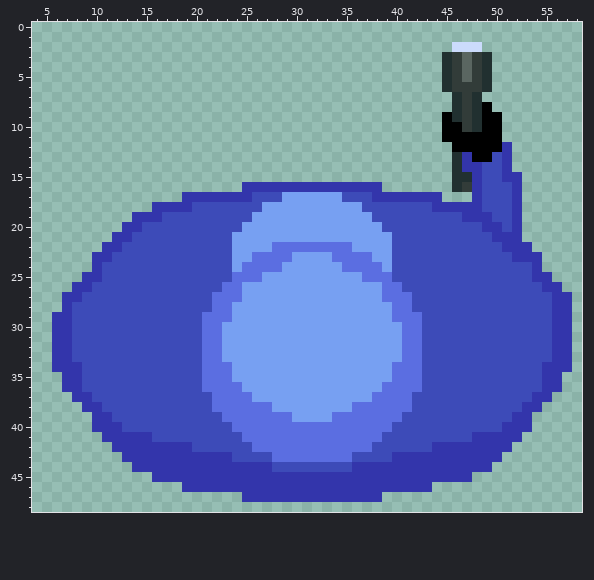
One commit to this pixel-art sprite: Assets/Art/Seeker.png. The picture above was drawn from the file before the commit.
The file is 64x64 pixels. Shown: x 4..58, y 0..48.
And afterwards:
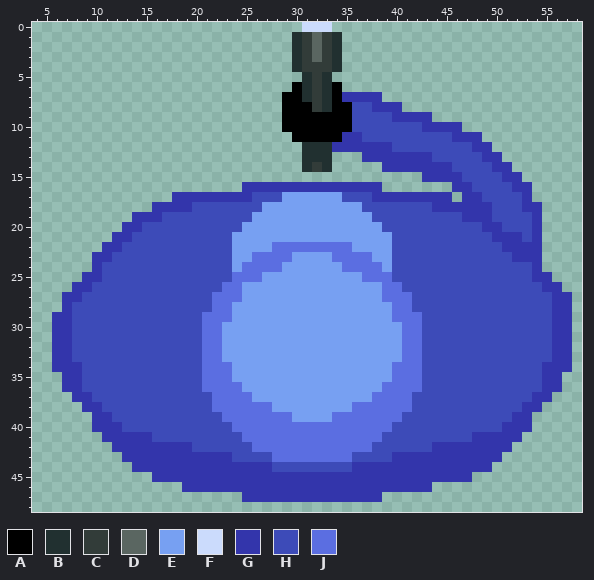
Palette (. is transparent): A #000000  B #213030  C #323c39  D #5a6661  E #77a0f2  F #cbdbfc  G #3335ab  H #3d4bb8  J #5b6ee1
The edit:
Colour A is added in row 6 at x 30 and 34; in row 7 at x 29 to 30 and 34; in row 8 at x 29 to 31 and 34 to 35; in rows 9 to 10 at x 29 to 35; in row 11 at x 30 to 34.
Colour B is added in rows 1 to 4 at x 30 and 34; in rows 5 to 7 at x 31 and 33; in row 8 at x 33; in rows 12 to 13 at x 31 to 33; in row 14 at x 31 and 33.
Colour C is added in rows 1 to 3 at x 31 and 33; in row 4 at x 31 to 33; in rows 5 to 8 at x 32; in row 14 at x 32.
Colour D is added in rows 1 to 3 at x 32.
Colour F is added in row 0 at x 31 to 33.
Colour G is added in row 7 at x 35 to 38; in row 8 at x 38 to 40; in row 9 at x 40 to 43; in row 10 at x 43 to 44; in row 11 at x 35 to 36; in row 12 at x 34 to 39.
Colour G is added in row 13 at x 37 to 43; in row 14 at x 39 to 45; in row 15 at x 43 to 45; in row 16 at x 53; in row 17 at x 18, 45, 47 and 53; in row 18 at x 53 to 54.
Colour G is added in rows 19 to 22 at x 54.
Colour G replaces colour A in row 10 at x 45 to 46; in row 11 at x 46 to 48; in row 12 at x 48 to 49; in row 13 at x 49.
Colour G replaces colour B in rows 15 to 16 at x 46.
Colour G replaces colour C in row 16 at x 47.
Colour G replaces colour H in rows 13 to 14 at x 50; in row 18 at x 49.
Colour H is added in row 8 at x 36 to 37; in row 9 at x 36 to 39; in row 10 at x 36 to 42; in row 11 at x 37 to 44; in row 12 at x 40 to 45; in row 13 at x 44 to 45.
Colour H is added in rows 19 to 21 at x 53.
Colour H replaces colour A in row 11 at x 45; in row 12 at x 46 to 47; in row 13 at x 48.
Colour H replaces colour B in rows 13 to 14 at x 46; in row 15 at x 47.
Colour H replaces colour G in row 13 at x 47; in row 14 at x 47 to 48; in rows 15 to 16 at x 48; in rows 17 to 20 at x 52.
Colour A is removed in row 8 at x 49; in row 9 at x 45 and 49 to 50; in rows 10 to 11 at x 49 to 50; in row 12 at x 50.
Colour B is removed in rows 3 to 6 at x 45 and 49; in rows 7 to 9 at x 46 and 48; in row 10 at x 48.
Colour C is removed in rows 3 to 5 at x 46 and 48; in row 6 at x 46 to 48; in rows 7 to 10 at x 47.
Colour D is removed in rows 3 to 5 at x 47.
Colour F is removed in row 2 at x 46 to 48.
Colour G is removed in rows 12 to 13 at x 51.
Boxes around the changes in both pictures, in picture pixels (x1, y1, x2, y2):
changed: (282, 22, 542, 252)
added: (172, 192, 182, 202)
